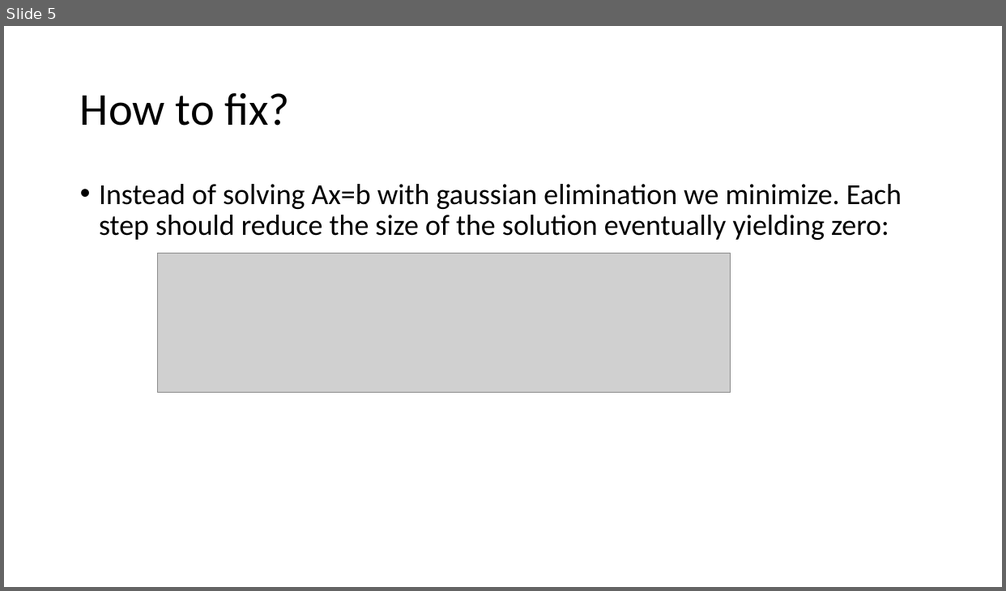
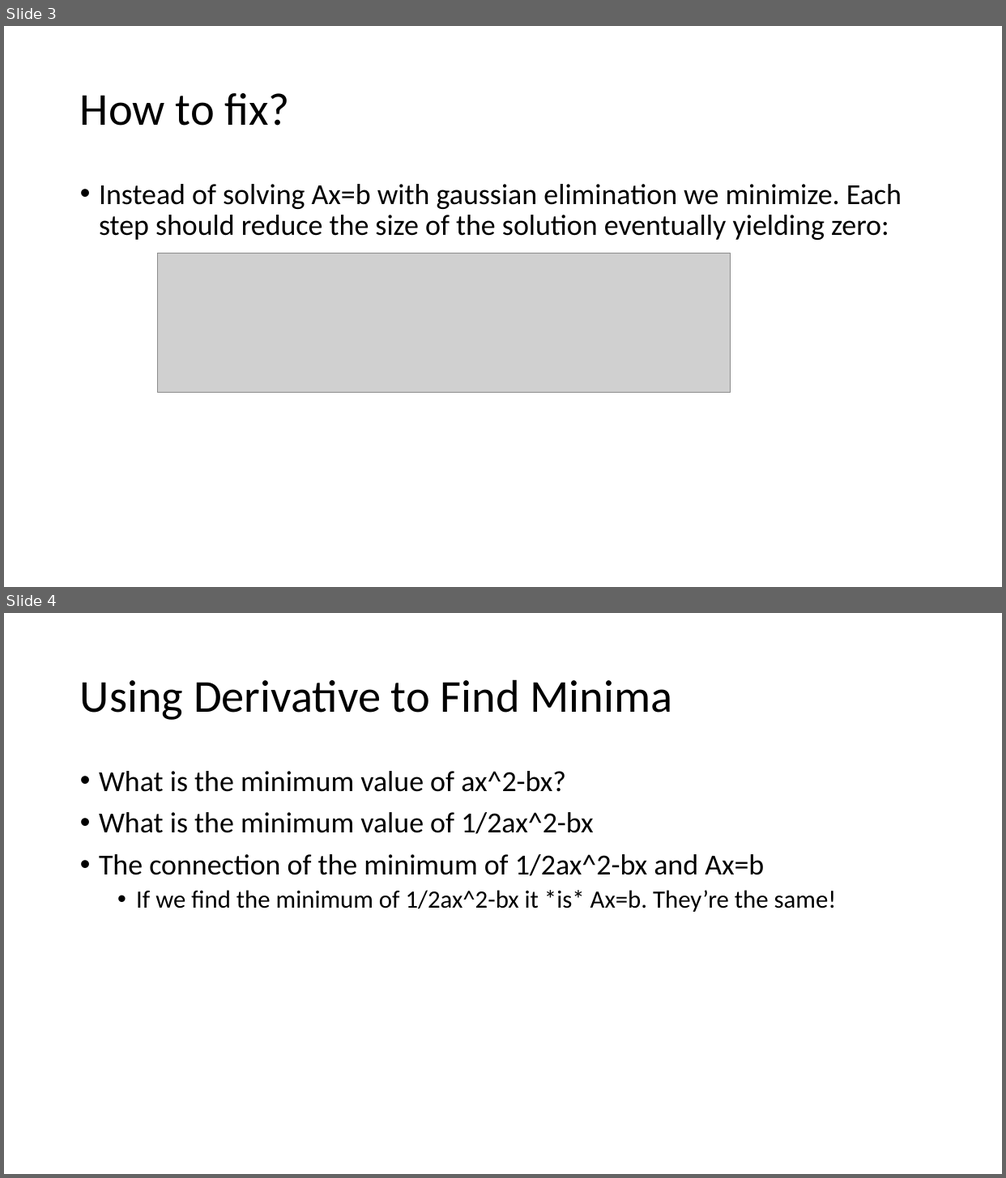
Before and after one commit to grantcurell/science, a slide deck: Linear Algebra/Quadratic Form Minimization.pptx. Shown one above the other, each under a label of ours: slide 5 before the commit, slides 3 and 4 after it. The pictures are 1006x591 and 1006x1178 pixels, drawn with LibreOffice and Linux fonts; fonts in the diff are those of the drawing; grey boxes stand for pictures. Boxes give left, top, right and bottom in pixels: in the first picture for what was removed or moved away, otherwise in the second. Text is boxed around its words. In the diff, an @@ line names an element or a change of style, - is before the commit and + after.

```diff
--- a/Linear Algebra/Quadratic Form Minimization.pptx
+++ b/Linear Algebra/Quadratic Form Minimization.pptx
@@ slide 4 added at (4, 613, 1002, 1174), background #FFFFFF @@
@@ title added at (80, 679, 673, 720), 44 pt, text #000000 @@
+Using Derivative to Find Minima
@@ text added at (99, 771, 837, 912), 28 pt, text #000000 @@
+• What is the minimum value of ax^2-bx?
+• What is the minimum value of 1/2ax^2-bx
+• The connection of the minimum of 1/2ax^2-bx and Ax=b
+  • If we find the minimum of 1/2ax^2-bx it *is* Ax=b. They’re the same!
@@ what was slide 5 is now slide 3 @@
```
Also in this commit, not shown: 3 slides changed, 3 other slides added, 1 slide removed.
